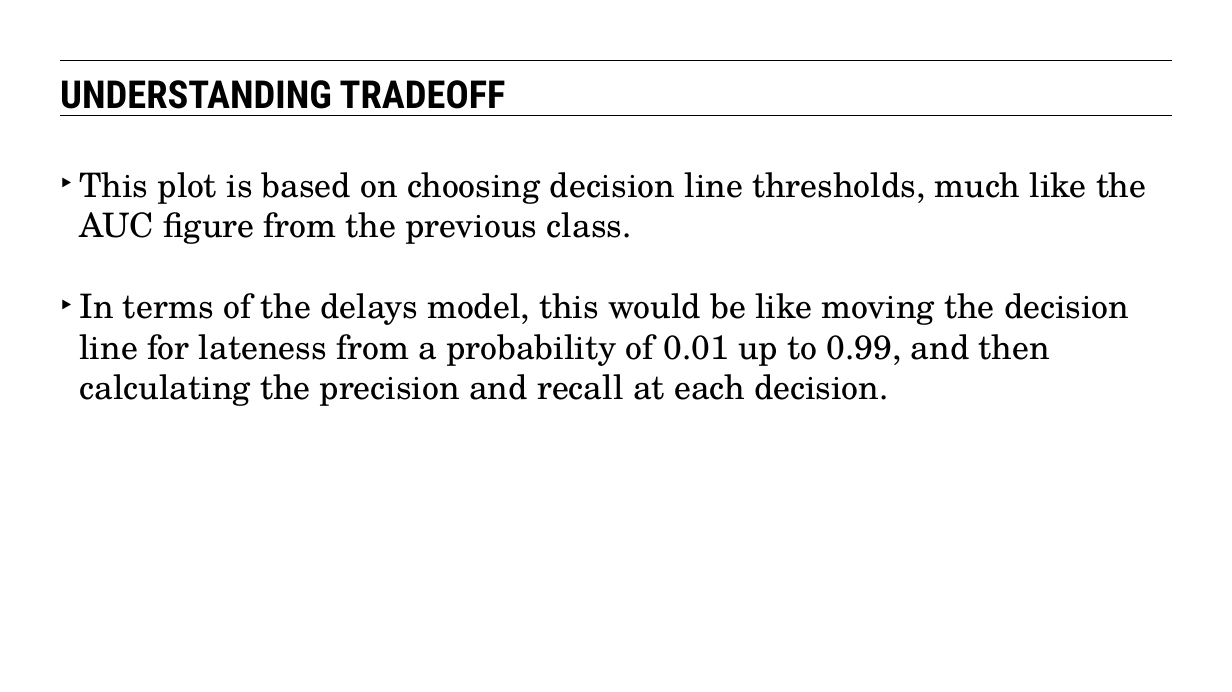
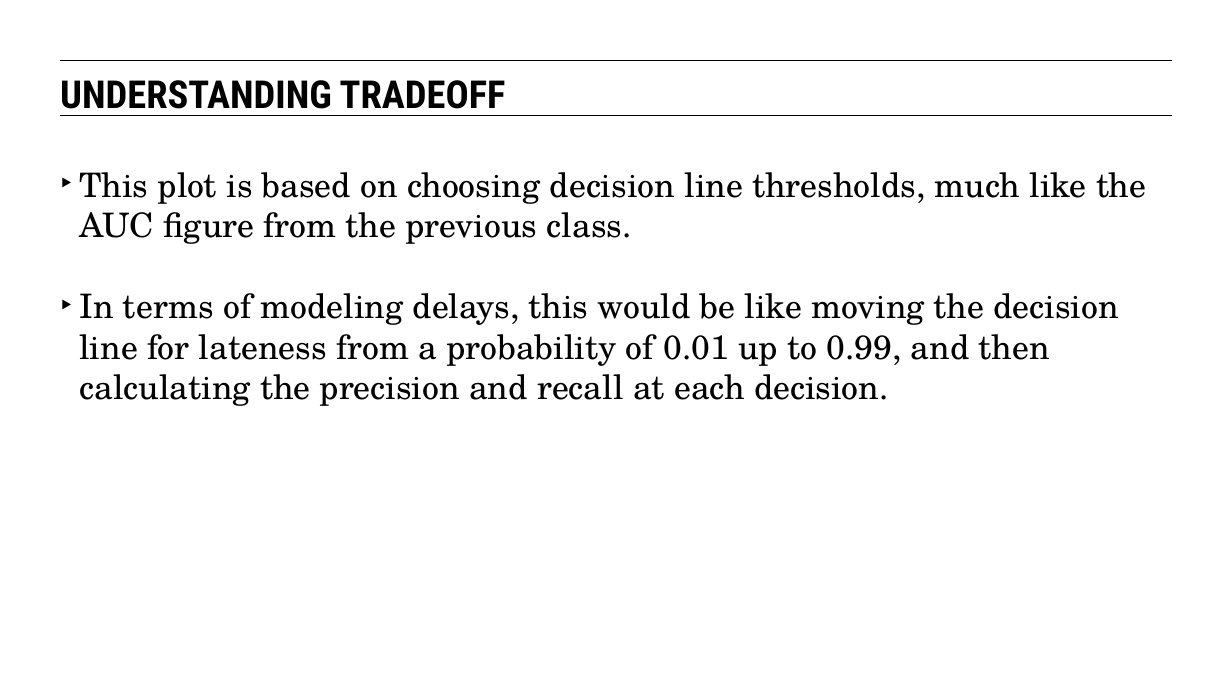
Before and after one commit to eflautt/ga-data-science, a slide deck: slide 36 of lessons/lesson-10/10-communicating-results.pptx. Drawn at 1232x692 pixels with LibreOffice and Linux fonts; fonts in the diff are those of the drawing. Boxes give left, top, right and bottom in pixels: in the first picture for what was removed or moved away, otherwise in the second. Text is boxed around its words. In the diff, an @@ line names an element or a change of style, - is before the commit and + after.

```diff
--- a/lessons/lesson-10/10-communicating-results.pptx
+++ b/lessons/lesson-10/10-communicating-results.pptx
@@ text at bbox=[79, 293, 1119, 406]: text changed @@
-‣ In terms of the delays model, this would be like moving the decision line for lateness from a probability of 0.01 up to 0.99, and then calculating the precision and recall at each decision.
+‣ In terms of modeling delays, this would be like moving the decision line for lateness from a probability of 0.01 up to 0.99, and then calculating the precision and recall at each decision.
```
Also in this commit, not shown: 21 other slides changed, 3 slides added, 1 slide removed.
